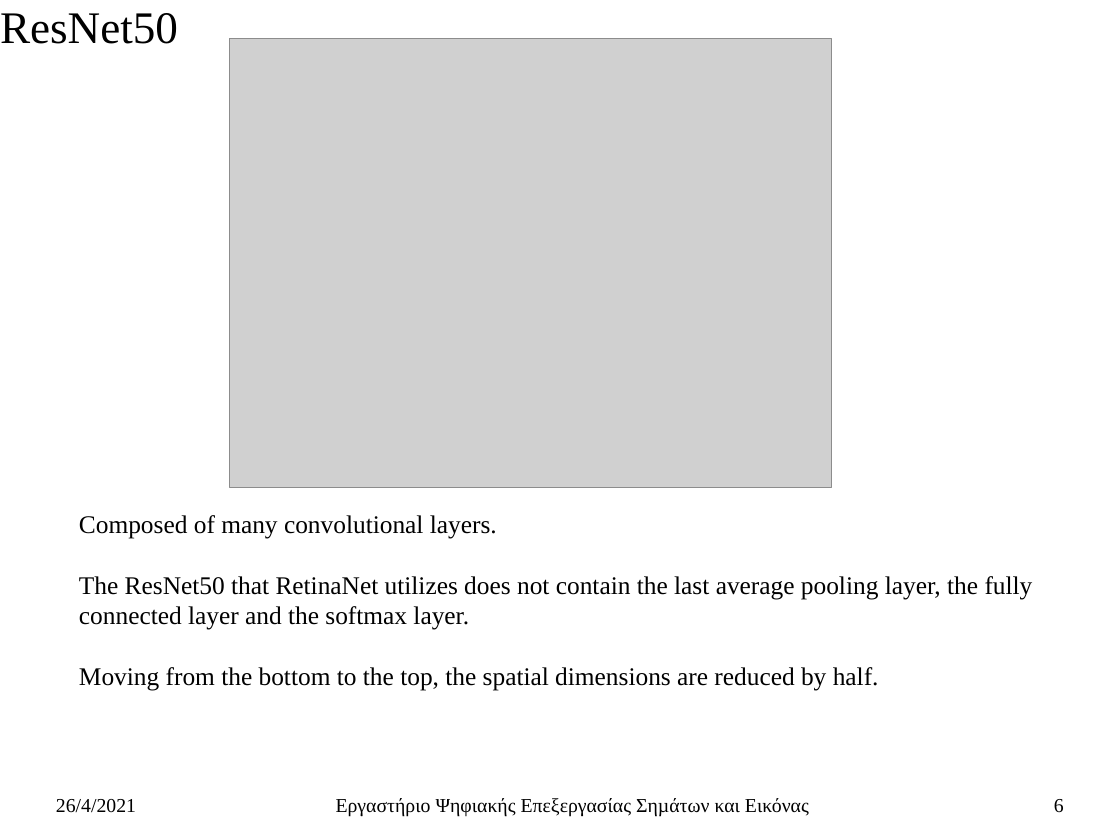
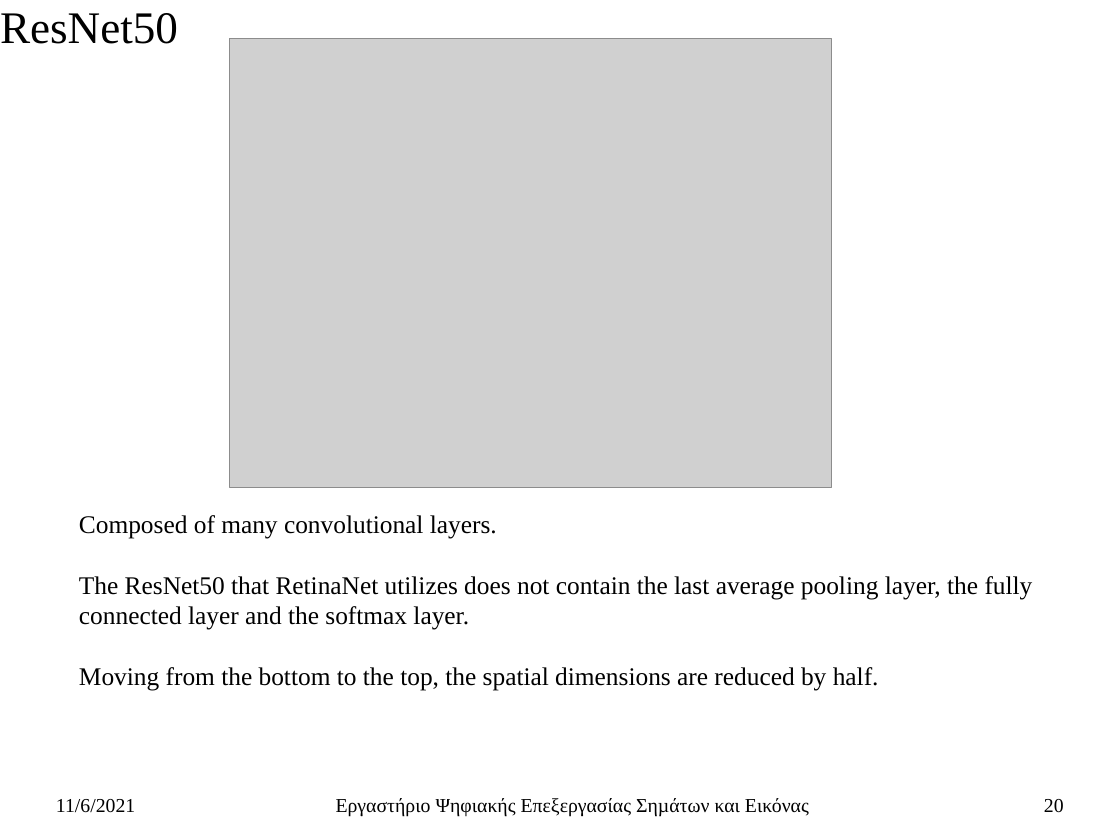
Before and after one commit to ChristosTrimas/ai-detection-systems, a slide deck: slide 20 of thesis/thesis_so_far_presentation_v_0_2.pptx (slide 6 before the commit). Drawn at 1120x840 pixels with LibreOffice and Linux fonts; fonts in the diff are those of the drawing; grey boxes stand for pictures. Boxes give left, top, right and bottom in pixels: in the first picture for what was removed or moved away, otherwise in the second. Text is boxed around its words. In the diff, an @@ line names an element or a change of style, - is before the commit and + after.

```diff
--- a/thesis/thesis_so_far_presentation_v_0_2.pptx
+++ b/thesis/thesis_so_far_presentation_v_0_2.pptx
@@ text at bbox=[56, 799, 135, 813]: text changed @@
-26/4/2021
+11/6/2021
@@ page number at bbox=[1044, 799, 1064, 813]: text changed @@
-6
+20
```
Also in this commit, not shown: 13 other slides changed, 14 slides added, 1 slide removed, 2 other files.
